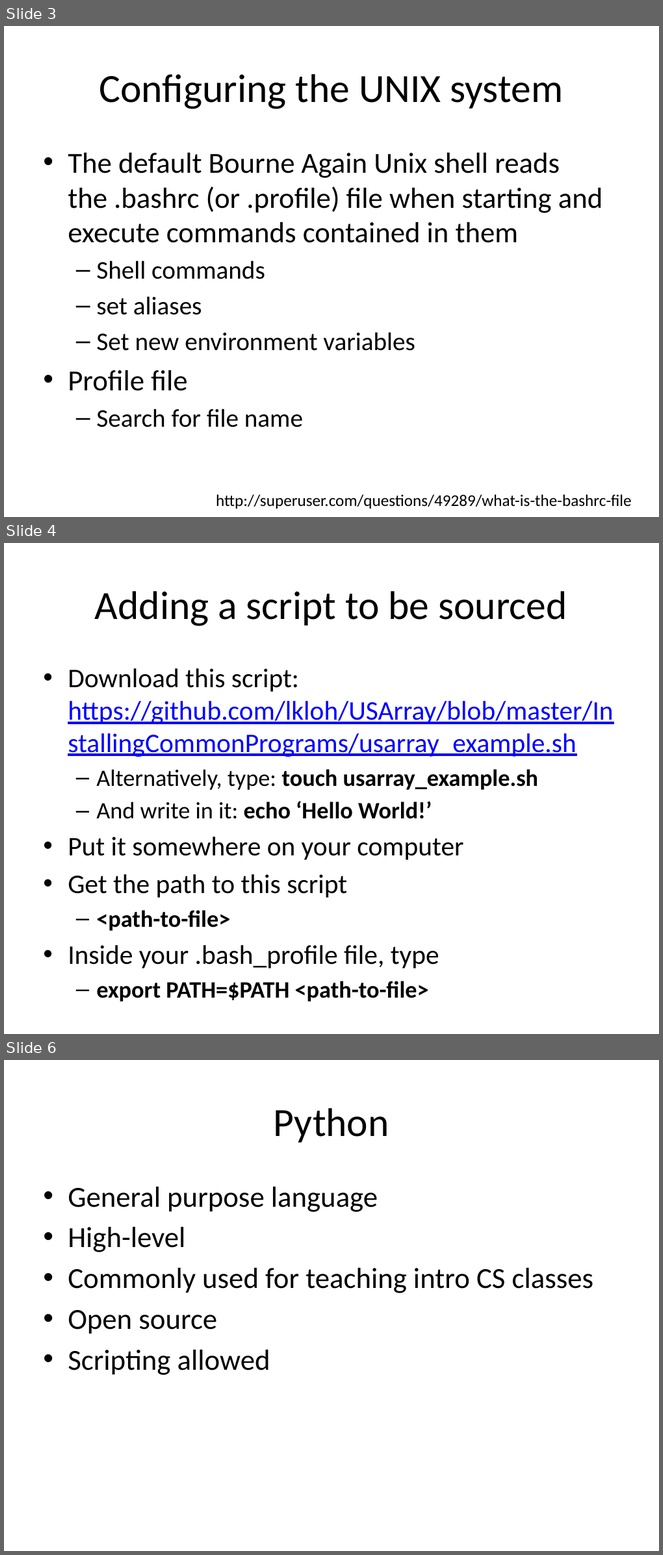
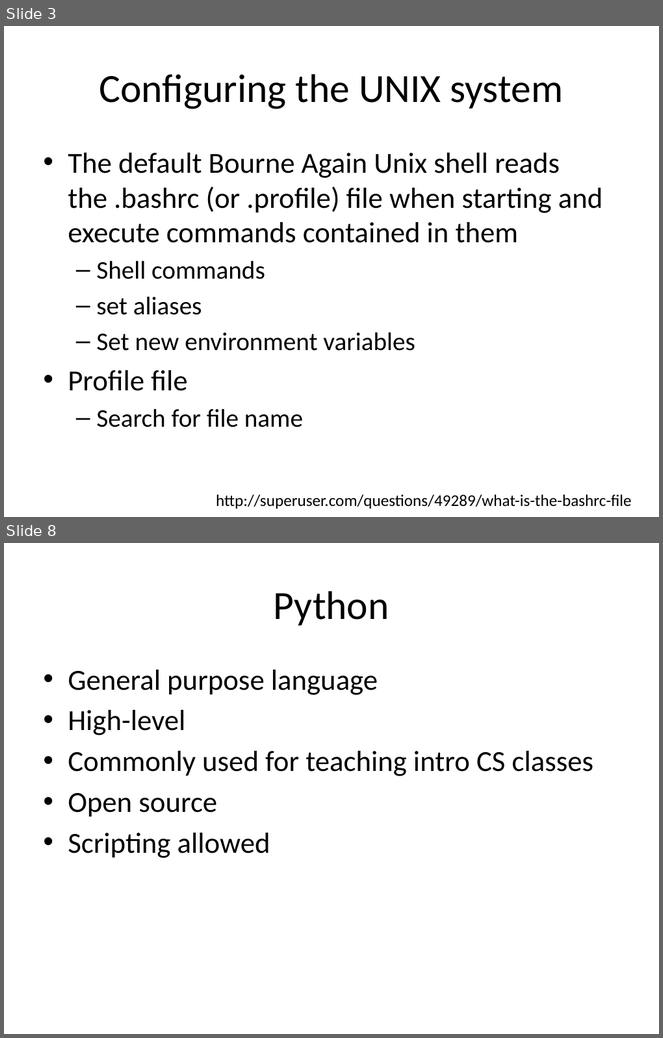
Before and after one commit to lkloh/USArray, a slide deck: InstallingCommonPrograms/InstallingSoftware.pptx. Shown one above the other, each under a label of ours: slides 3, 4 and 6 before the commit, slides 3 and 8 after it; the slides between them are not shown. The pictures are 663x1555 and 663x1038 pixels, drawn with LibreOffice and Linux fonts; fonts in the diff are those of the drawing. Boxes give left, top, right and bottom in pixels: in the first picture for what was removed or moved away, otherwise in the second. Text is boxed around its words. In the diff, an @@ line names an element or a change of style, - is before the commit and + after.

```diff
--- a/InstallingCommonPrograms/InstallingSoftware.pptx
+++ b/InstallingCommonPrograms/InstallingSoftware.pptx
@@ slide 4 removed at box(4, 543, 659, 1034), background #FFFFFF @@
@@ title removed at box(95, 591, 567, 626) @@
-Adding a script to be sourced
@@ text removed at box(68, 668, 613, 1002) @@
-• Download this script: https://github.com/lkloh/USArray/blob/master/InstallingCommonPrograms/usarray_example.sh
-  – Alternatively, type: touch usarray_example.sh
-  – And write in it: echo ‘Hello World!’
-• Put it somewhere on your computer
-• Get the path to this script
-  – <path-to-file>
-• Inside your .bash_profile file, type
-  – export PATH=$PATH <path-to-file>
@@ what was slide 6 is now slide 8 @@
```
Also in this commit, not shown: 2 slides changed, 3 slides added, 4 other files.
